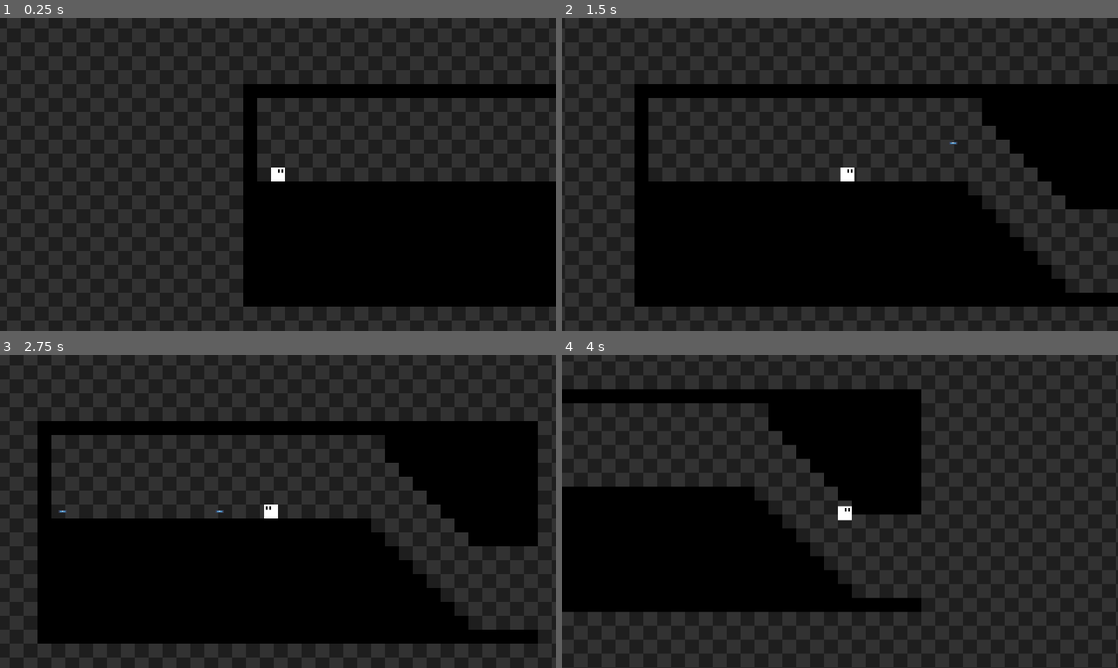
Above: before the commit, frames 1-4 (two rows, left to right).
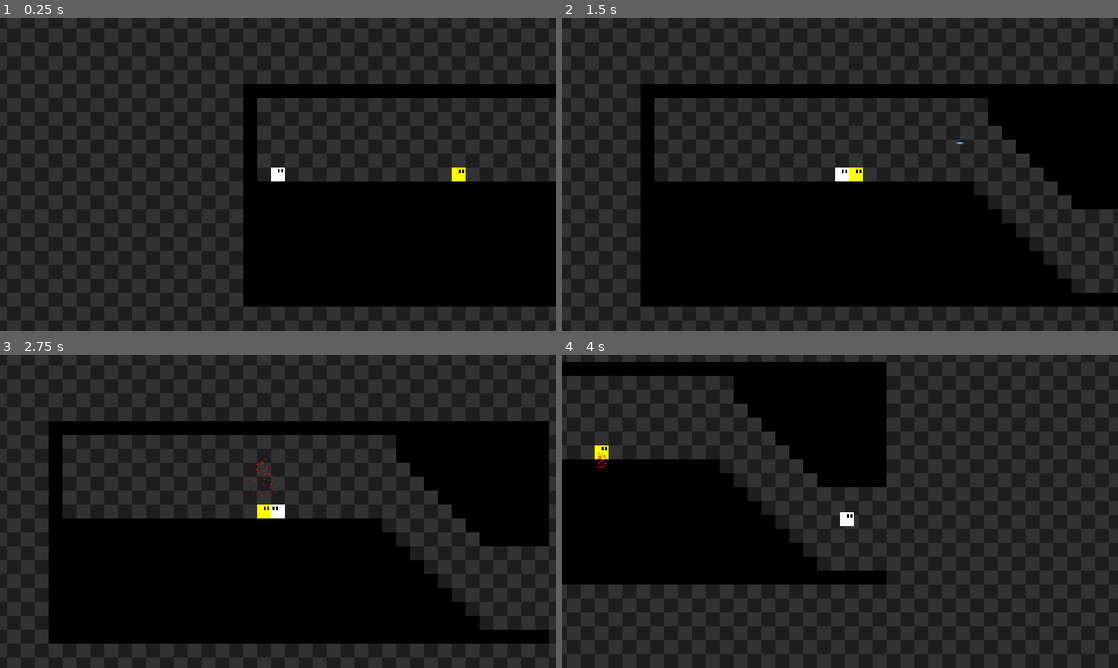
Above: after the commit, the same moments.

Repository: POtOSoftware/Project-Poop-Shit
Game: Godot game, scene res://Levels/dev.tscn
Same seed, same stepped clock (60 frames per second), same inputs: the game is played once before the commit and once after it. The engine's default icon, where the game draws it, is replaced by a stand-in: a white triangle on a blue panel in a dark square.
Inputs:
- Up to frame 1 (0.25 s): no input
- Up to frame 2 (1.5 s): tap Enter at 0.5 s; hold Ctrl (fire) 0.53-1.28 s; hold Right (move_right) from 0.53 s (still down); tap Up (jump) at 0.77 s; tap Ctrl (fire) at 1.35 s
- Up to frame 3 (2.75 s): tap Up (jump) at 1.52 s; release Right (move_right) at 2.03 s; hold Left (move_left) from 2.03 s (still down); hold Ctrl (fire) from 2.03 s (still down)
- Up to frame 4 (4 s): release Left (move_left) at 2.78 s; release Ctrl (fire) at 2.78 s; hold Right (move_right) from 2.78 s (still down); tap Ctrl (fire) at 2.85 s; tap Up (jump) at 3.02, 3.77 s; hold Ctrl (fire) from 3.53 s (still down)

The runs differ from the first frame. In frame 1, 0.1% of the frame differs, in the area x 50-84%, y 47-53%; in frame 2, 2.0%; in frame 3, 4.5%; in frame 4, 17%, in the area x 0-65%, y 2-83%.

Commit message:
Started to implement an enemy

Diff:
--- /dev/null
+++ b/Assets/Blood.tscn
@@ -0,0 +1,12 @@
+[gd_scene format=2]
+
+[node name="Blood" type="CPUParticles2D"]
+amount = 50
+lifetime = 2.0
+speed_scale = 2.5
+explosiveness = 1.0
+direction = Vector2( 0, -10 )
+spread = 10.0
+initial_velocity = 60.0
+initial_velocity_random = 0.5
+color = Color( 1, 0, 0, 1 )
--- a/Assets/Bullet/Bullet.gd
+++ b/Assets/Bullet/Bullet.gd
@@ -12,7 +12,7 @@
 func _on_Bullet_body_entered(body):
 	if not body.is_in_group("player") and not body.is_in_group("bullet"):
 		if body.is_in_group("enemy"):
-			var gun_damage = get_tree().get_current_scene().get_node("Player/GunRoot").damage
+			var gun_damage = Global.player_gun.damage
 			body.health -= gun_damage
 		queue_free()
 	pass
--- /dev/null
+++ b/Enemies/YellowGuy.gd
@@ -0,0 +1,27 @@
+extends KinematicBody2D
+
+export var health : int = 20
+export var ai_enabled : bool = true
+
+var player_detected : bool = false
+var is_dead : bool = false
+
+var blood = load("res://Assets/Blood.tscn")
+
+var velocity = Vector2()
+
+func die():
+	is_dead = true
+	ai_enabled = false
+
+	var blood_instance = blood.instance()
+	get_tree().current_scene.add_child(blood_instance)
+	blood_instance.global_position = global_position
+	blood_instance.rotation = global_position.angle_to_point(Global.player.global_position)
+
+	set_process(false)
+	set_physics_process(false)
+
+func _physics_process(delta):
+	if health <= 0 and is_dead == false:
+		die()
--- /dev/null
+++ b/Enemies/YellowGuy.tscn
@@ -0,0 +1,17 @@
+[gd_scene load_steps=4 format=2]
+
+[ext_resource path="res://Sprites/player.png" type="Texture" id=1]
+[ext_resource path="res://Enemies/YellowGuy.gd" type="Script" id=2]
+
+[sub_resource type="RectangleShape2D" id=1]
+extents = Vector2( 8, 8 )
+
+[node name="YellowGuy" type="KinematicBody2D" groups=["enemy"]]
+script = ExtResource( 2 )
+
+[node name="Sprite" type="Sprite" parent="."]
+modulate = Color( 1, 1, 0, 1 )
+texture = ExtResource( 1 )
+
+[node name="CollisionShape2D" type="CollisionShape2D" parent="."]
+shape = SubResource( 1 )
--- a/Global/GlobalFlags.gd
+++ b/Global/Global.gd
@@ -4,11 +4,14 @@
 var debug_build = OS.is_debug_build()
 var game_paused = false
 
+# https://www.youtube.com/watch?v=SA4vRYYdbrk (I watched this tutorial for a blood particle effect, and I got this bit of code. Super cool!)
+var player = null
+var player_gun = null
+
 func set_pause(pause : bool):
 	get_tree().paused = pause
 	game_paused = pause
 
-
 func _init():
 	if cmd_args.has("-debug"):
 		debug_build = true
--- a/Levels/dev.tscn
+++ b/Levels/dev.tscn
@@ -1,8 +1,9 @@
-[gd_scene load_steps=8 format=2]
+[gd_scene load_steps=9 format=2]
 
 [ext_resource path="res://Sprites/ground.png" type="Texture" id=1]
 [ext_resource path="res://Player/Player.tscn" type="PackedScene" id=2]
 [ext_resource path="res://Sprites/background.png" type="Texture" id=3]
+[ext_resource path="res://Enemies/YellowGuy.tscn" type="PackedScene" id=4]
 
 [sub_resource type="NavigationPolygon" id=1]
 vertices = PoolVector2Array( 16, 16, 0, 16, 0, 0, 16, 0 )
@@ -53,7 +54,7 @@
 region_enabled = true
 region_rect = Rect2( 0, 0, 1280, 1280 )
 
-[node name="TileMap" type="TileMap" parent="."]
+[node name="LevelGeometry" type="TileMap" parent="."]
 tile_set = SubResource( 4 )
 cell_size = Vector2( 16, 16 )
 format = 1
@@ -63,3 +64,6 @@
 position = Vector2( 24, 232 )
 max_jump_height = 75
 max_acceleration = 1750
+
+[node name="YellowGuy" parent="." instance=ExtResource( 4 )]
+position = Vector2( 232, 232 )
--- a/Player/Gun.gd
+++ b/Player/Gun.gd
@@ -20,6 +20,12 @@
 
 var current_weapon = "pistol"
 
+func _ready():
+	Global.player_gun = self
+
+func _exit_tree():
+	Global.player_gun = null
+
 func fire():
 	if ammo > 0:
 		damage = weapons[current_weapon].damage
@@ -39,4 +45,3 @@
 func _physics_process(delta):
 	if Input.is_action_pressed("fire") and can_fire:
 		fire()
-		print("FIRE!")
--- a/Player/Player.gd
+++ b/Player/Player.gd
@@ -1,7 +1,9 @@
+# Thank you evpevdev for this sweet and sexy platformer controller
+
 extends KinematicBody2D
 
 # Game-specific vars
-export var player_health : int = 100 setget set_player_health, get_player_health
+export var player_health : int = 100
 export var can_move : bool = true
 
 # The max jump height in pixels (holding jump)
@@ -61,6 +63,9 @@
 
 
 func _ready():
+	Global.player = self
+	Input.set_mouse_mode(Input.MOUSE_MODE_HIDDEN)
+
 	add_child(coyote_timer)
 	coyote_timer.wait_time = coyote_time
 	coyote_timer.one_shot = true
@@ -69,6 +74,8 @@
 	jump_buffer_timer.wait_time = jump_buffer
 	jump_buffer_timer.one_shot = true
 
+func _exit_tree():
+	Global.player = null
 
 func _physics_process(delta):
 	acc.x = 0
@@ -83,13 +90,13 @@
 		sprite.set_flip_h(true)
 		gun.scale.x = -1
 		gun.rotation_degrees = 180
-		gun.position.x = -12
+		gun.position.x = -13
 	if Input.is_action_pressed("move_right"):
 		acc.x = max_acceleration
 		sprite.set_flip_h(false)
 		gun.scale.x = 1
 		gun.rotation_degrees = 0
-		gun.position.x = 12
+		gun.position.x = 13
 
 
 	# Check for ground jumps when we can hold jump
@@ -216,9 +223,3 @@
 func set_double_jump_height(value):
 	double_jump_height = value
 	double_jump_velocity = calculate_jump_velocity2(double_jump_height, default_gravity)
-
-func set_player_health(value):
-	player_health = value
-
-func get_player_health():
-	return player_health
--- a/Player/Player.tscn
+++ b/Player/Player.tscn
@@ -25,7 +25,7 @@
 editor_draw_drag_margin = true
 
 [node name="Gun" type="Node2D" parent="."]
-position = Vector2( 12, 0 )
+position = Vector2( 13, 0 )
 script = ExtResource( 4 )
 
 [node name="RayCast2D" type="RayCast2D" parent="Gun"]
@@ -83,6 +83,22 @@
 step = 0.01
 value = 1.0
 
+[node name="dbg_CameraZoomLabel" type="Label" parent="dbg_DebugLayer/dbg_DebugMenu/dbg_Sliders"]
+margin_left = -312.0
+margin_top = -92.0
+margin_right = -249.0
+margin_bottom = -78.0
+text = "cam zoom"
+
+[node name="dbg_CameraZoom" type="HSlider" parent="dbg_DebugLayer/dbg_DebugMenu/dbg_Sliders/dbg_CameraZoomLabel"]
+margin_top = 16.0
+margin_right = 152.0
+margin_bottom = 32.0
+min_value = 0.01
+max_value = 1.0
+step = 0.01
+value = 0.5
+
 [node name="dbg_Paused" type="Label" parent="dbg_DebugLayer/dbg_DebugMenu"]
 margin_left = 264.0
 margin_top = 160.0
@@ -92,3 +108,4 @@
 
 [connection signal="pressed" from="dbg_DebugLayer/dbg_DebugMenu/dbg_Buttons/dbg_ReloadScene" to="dbg_DebugLayer/dbg_DebugMenu" method="_on_dbg_ReloadScene_pressed"]
 [connection signal="value_changed" from="dbg_DebugLayer/dbg_DebugMenu/dbg_Sliders/dbg_TimescaleLabel/dbg_TimescaleSlider" to="dbg_DebugLayer/dbg_DebugMenu" method="_on_dbg_TimescaleSlider_value_changed"]
+[connection signal="value_changed" from="dbg_DebugLayer/dbg_DebugMenu/dbg_Sliders/dbg_CameraZoomLabel/dbg_CameraZoom" to="dbg_DebugLayer/dbg_DebugMenu" method="_on_dbg_CameraZoom_value_changed"]
--- a/Player/dbg_DebugMenu.gd
+++ b/Player/dbg_DebugMenu.gd
@@ -1,16 +1,30 @@
 extends Control
 
+onready var camera = $"../../Camera2D"
+
+# Labels
+onready var timescale_label = $dbg_Sliders/dbg_TimescaleLabel
+onready var cam_zoom_label = $dbg_Sliders/dbg_CameraZoomLabel
+
 func _input(event):
-	if event.is_action_pressed("toggle_debug_menu") and GlobalFlags.debug_build:
+	if event.is_action_pressed("toggle_debug_menu") and Global.debug_build:
 		var new_pause_state = not get_tree().paused
-		GlobalFlags.set_pause(new_pause_state)
-		visible = GlobalFlags.game_paused
+		Global.set_pause(new_pause_state)
+		visible = Global.game_paused
+		if visible:
+			Input.set_mouse_mode(Input.MOUSE_MODE_VISIBLE)
+		else:
+			Input.set_mouse_mode(Input.MOUSE_MODE_HIDDEN)
 
 # "reload scene" button pressed
 func _on_dbg_ReloadScene_pressed():
-	GlobalFlags.set_pause(false)
+	Global.set_pause(false)
 	get_tree().reload_current_scene()
 
 func _on_dbg_TimescaleSlider_value_changed(value):
 	Engine.set_time_scale(value)
-	$dbg_Sliders/dbg_TimescaleLabel.text = "timescale: " + str(value)
+	timescale_label.text = "timescale: " + str(value)
+
+func _on_dbg_CameraZoom_value_changed(value):
+	camera.zoom = Vector2(value, value)
+	cam_zoom_label.text = "cam zoom: " + str(value)
--- a/project.godot
+++ b/project.godot
@@ -16,13 +16,15 @@
 
 [autoload]
 
-GlobalFlags="*res://Global/GlobalFlags.gd"
+Global="*res://Global/Global.gd"
 
 [display]
 
 window/size/width=1280
 window/size/height=720
 window/size/resizable=false
+window/stretch/mode="2d"
+window/stretch/aspect="keep"
 
 [gui]
 
Not shown, added: .gitignore
